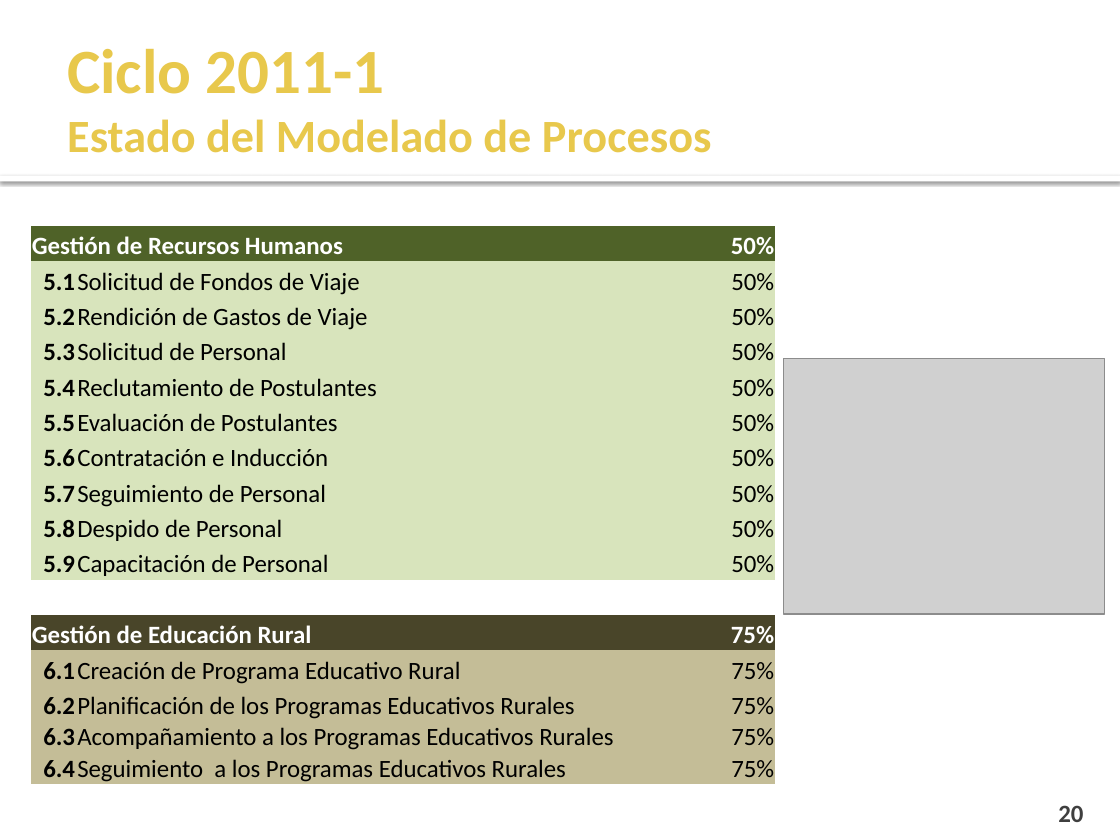
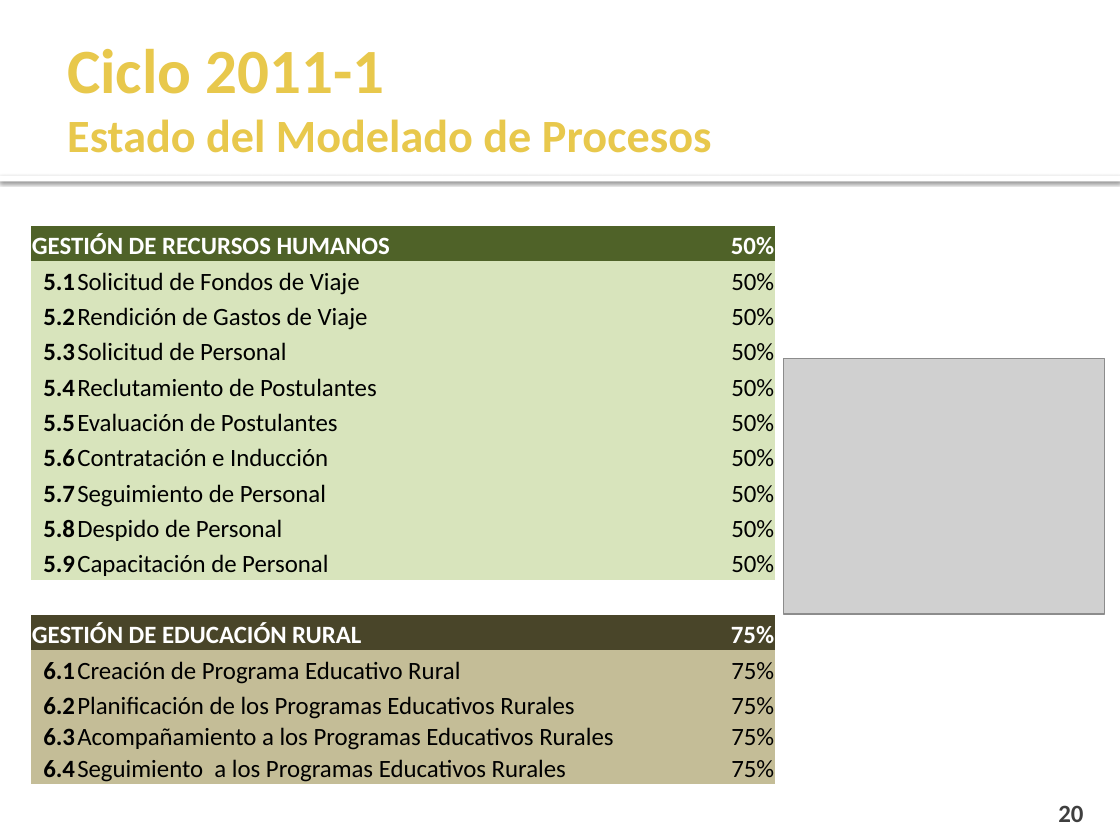
Before and after one commit to cms/proyecto-fya, a slide deck: slide 20 of Presentacion Final Ciclo 2011-1/Presentación Semana 17.pptx. Drawn at 1120x840 pixels with LibreOffice and Linux fonts; fonts in the diff are those of the drawing; grey boxes stand for pictures; background and template pictures are left out. Boxes give left, top, right and bottom in pixels: in the first picture for what was removed or moved away, otherwise in the second. Text is boxed around its words. In the diff, an @@ line names an element or a change of style, - is before the commit and + after.

```diff
--- a/Presentacion Final Ciclo 2011-1/Presentación Semana 17.pptx
+++ b/Presentacion Final Ciclo 2011-1/Presentación Semana 17.pptx
@@ table at bbox=[31, 226, 774, 786] @@
-row 1, column 1: Gestión de Recursos Humanos
+row 1, column 1: GESTIÓN DE RECURSOS HUMANOS
-row 12, column 1: Gestión de Educación Rural
+row 12, column 1: GESTIÓN DE EDUCACIÓN RURAL
```
Also in this commit, not shown: 2 other slides changed, 9 slides added.
